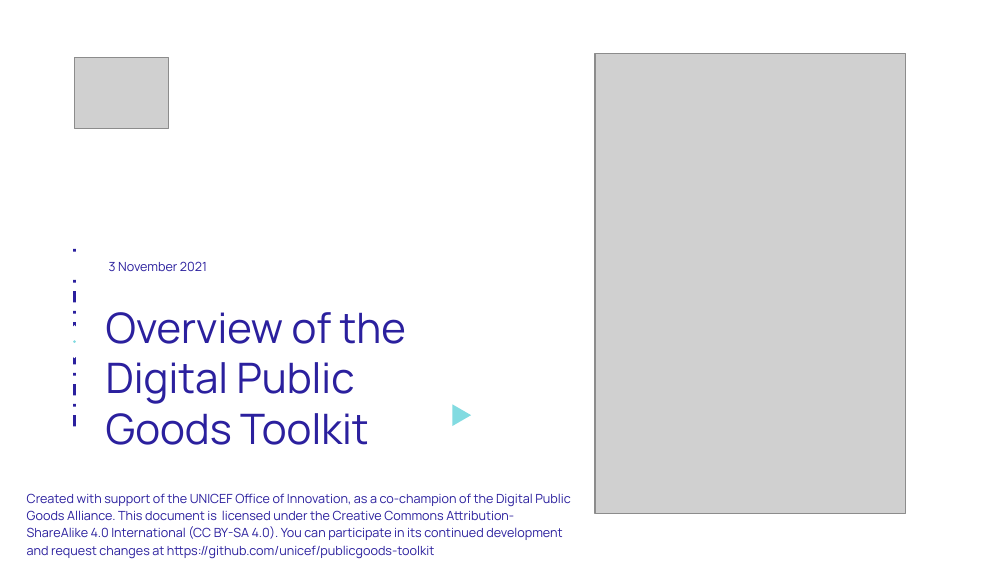
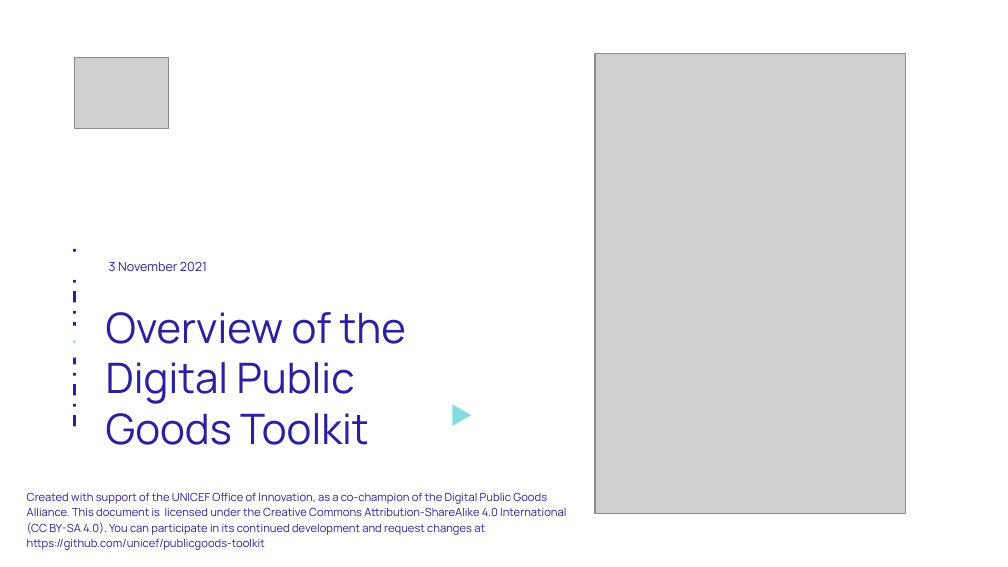
Before and after one commit to unicef/publicgoods-toolkit, a slide deck: slide 1 of dpg-toolkit-overview.odp. Drawn at 1008x567 pixels with LibreOffice and Linux fonts; fonts in the diff are those of the drawing; grey boxes stand for pictures. Boxes give left, top, right and bottom in pixels: in the first picture for what was removed or moved away, otherwise in the second. Text is boxed around its words. In the diff, an @@ line names an element or a change of style, - is before the commit and + after.

Commit message:
Formatting update to slides
Fixed issues due to older version of LibreOffice. This version created with LibreOffice 7.2.2.

Hyphenated open source when used as a qualifier.

```diff
--- a/dpg-toolkit-overview.odp
+++ b/dpg-toolkit-overview.odp
@@ text "Created with support of the ..." at box(27, 492, 566, 550): size 9 to 8 pt @@
```
Also in this commit, not shown: 8 other slides changed, 1 other file.
